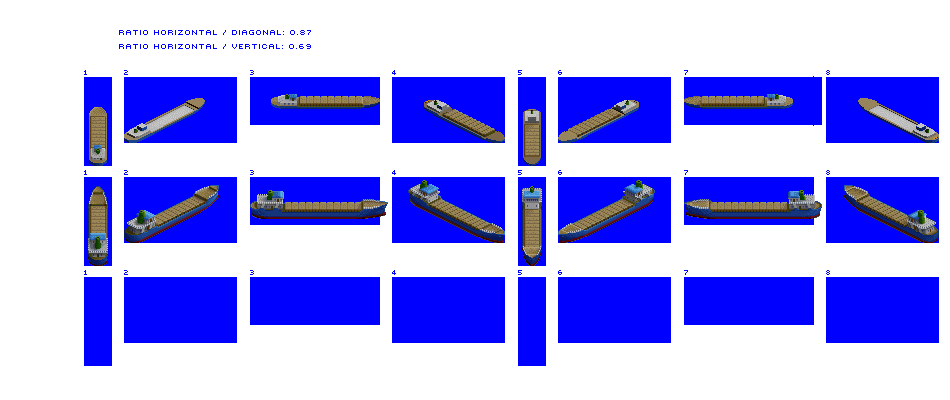
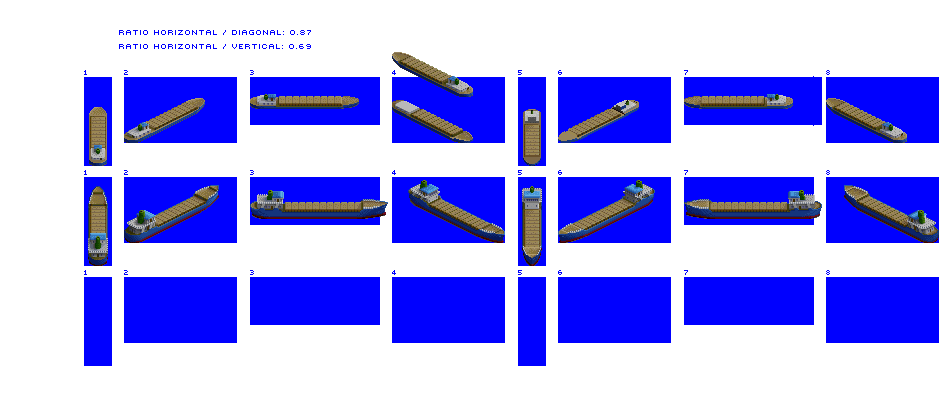
Before/after of a (950, 400) layered artwork. What changed in the layer stack:
painted on "River Boat" over [89, 52, 939, 166]
